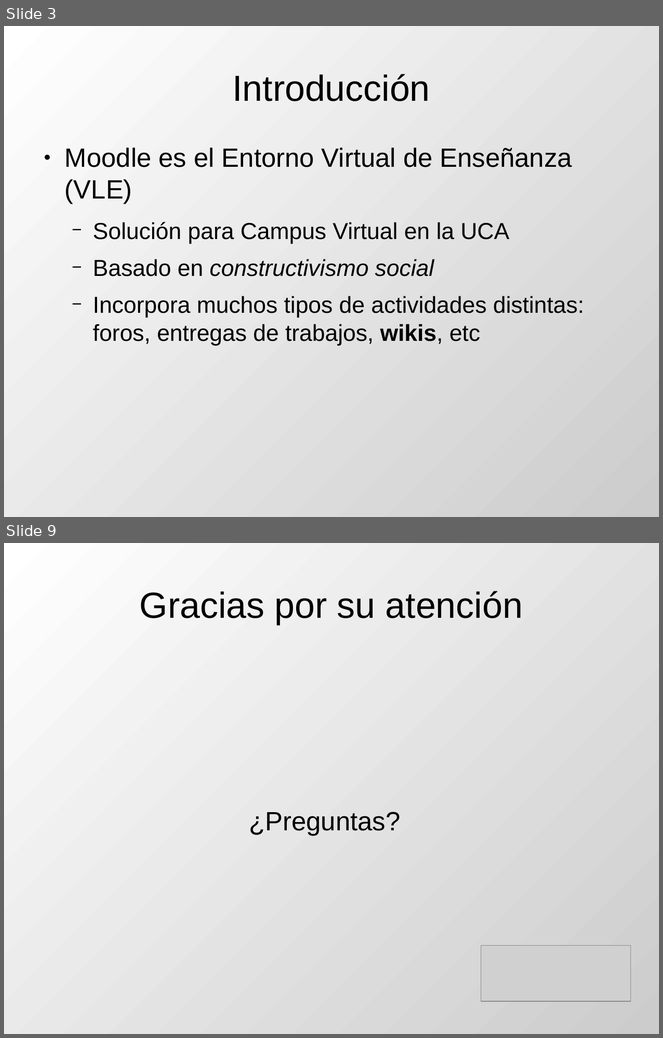
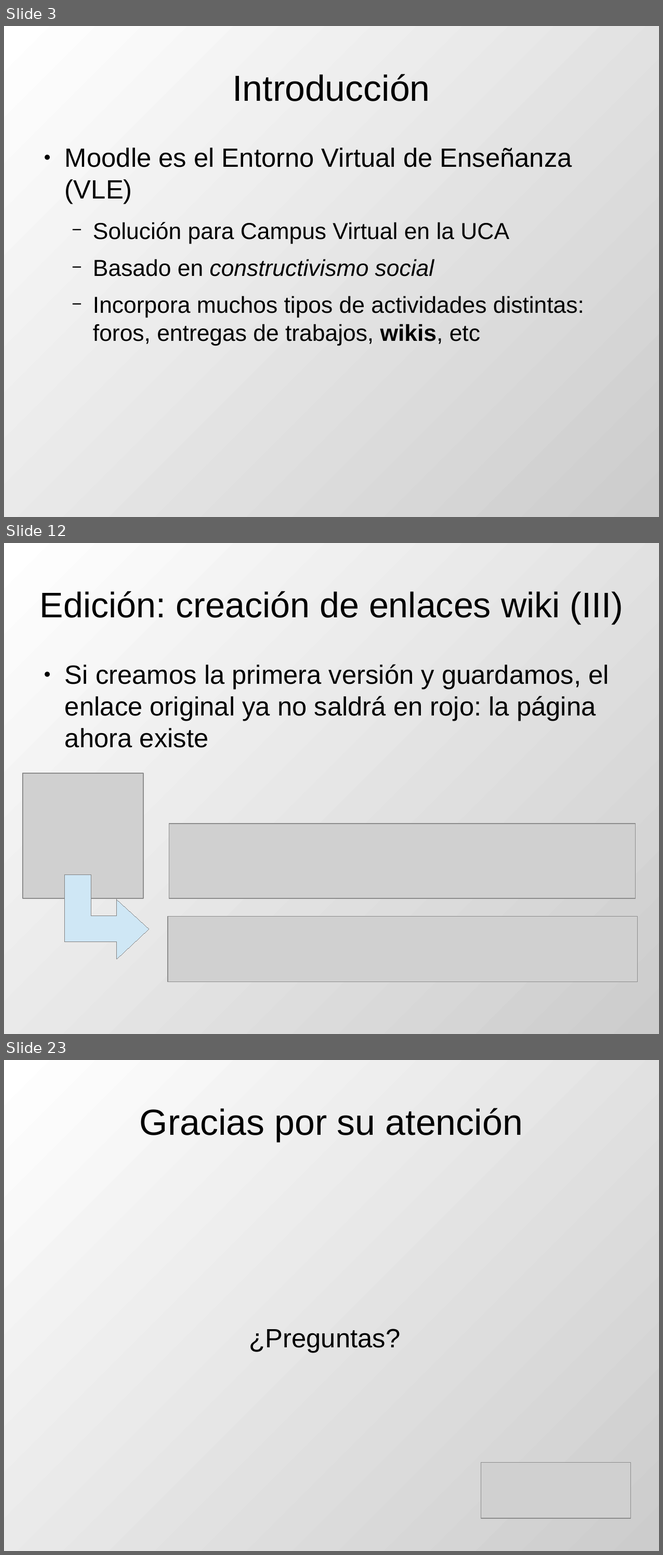
Before and after one commit to DrPantera/wikis4education, a slide deck: uca-2013_07/tema-3-WikisEnMoodle.odp. Shown one above the other, each under a label of ours: slides 3 and 9 before the commit, slides 3, 12 and 23 after it; the slides between them are not shown. The pictures are 663x1038 and 663x1555 pixels, drawn with LibreOffice and Linux fonts; fonts in the diff are those of the drawing; grey boxes stand for pictures. Boxes give left, top, right and bottom in pixels: in the first picture for what was removed or moved away, otherwise in the second. Text is boxed around its words. In the diff, an @@ line names an element or a change of style, - is before the commit and + after.

Commit message:
Primera versión completa del tema 3

```diff
--- a/uca-2013_07/tema-3-WikisEnMoodle.odp
+++ b/uca-2013_07/tema-3-WikisEnMoodle.odp
@@ slide 12 added at box(4, 543, 659, 1034), background gradient #FFFFFF to #CCCCCC @@
@@ title added at box(40, 591, 623, 624), 43 pt, text #000000 @@
+Edición: creación de enlaces wiki (III)
@@ text added at box(65, 664, 609, 748), 32 pt, text #000000 @@
+● Si creamos la primera versión y guardamos, el enlace original ya no saldrá en rojo: la página ahora existe
@@ picture added at box(22, 774, 143, 899) @@
@@ picture added at box(169, 824, 636, 899) @@
@@ freeform shape added at box(65, 875, 149, 960), fill #CFE7F5, outline #808080 0 pt @@
@@ picture added at box(168, 917, 638, 982) @@
@@ what was slide 9 is now slide 23 @@
```
Also in this commit, not shown: 3 slides changed, 16 other slides added, 3 slides removed.
